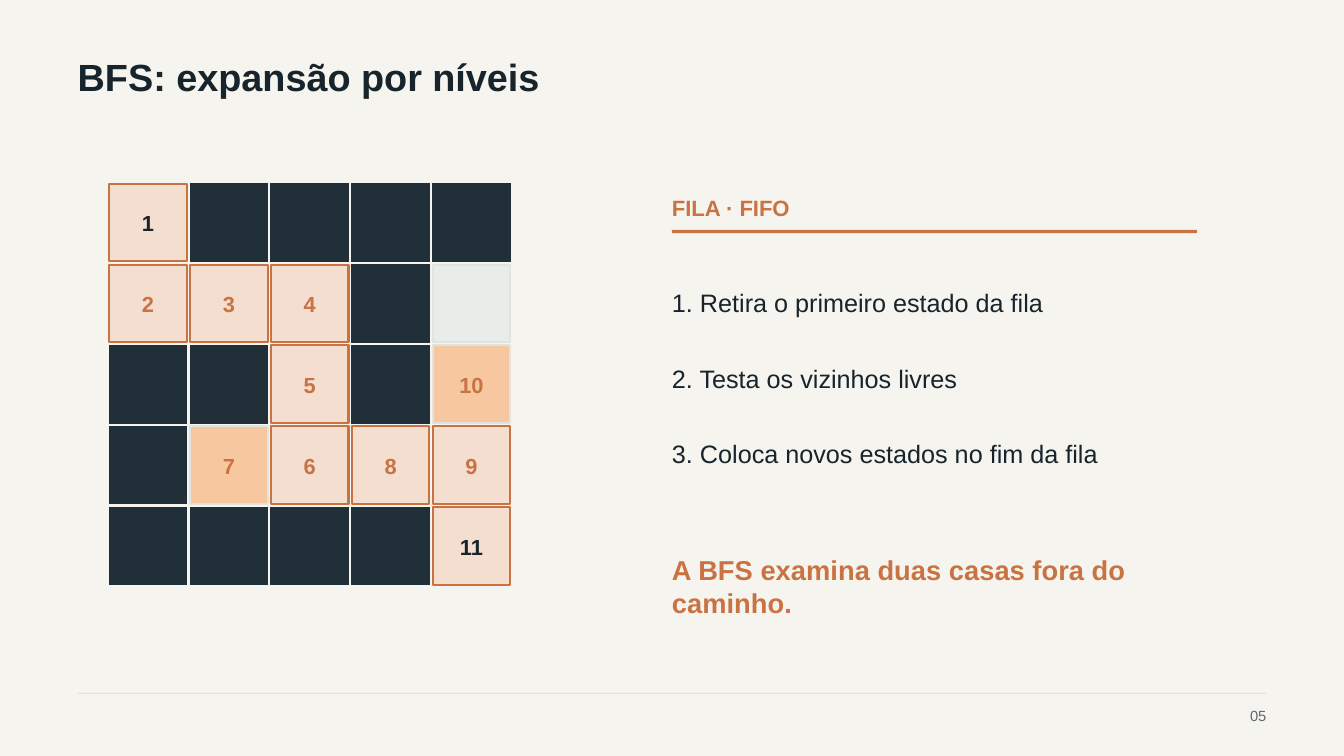
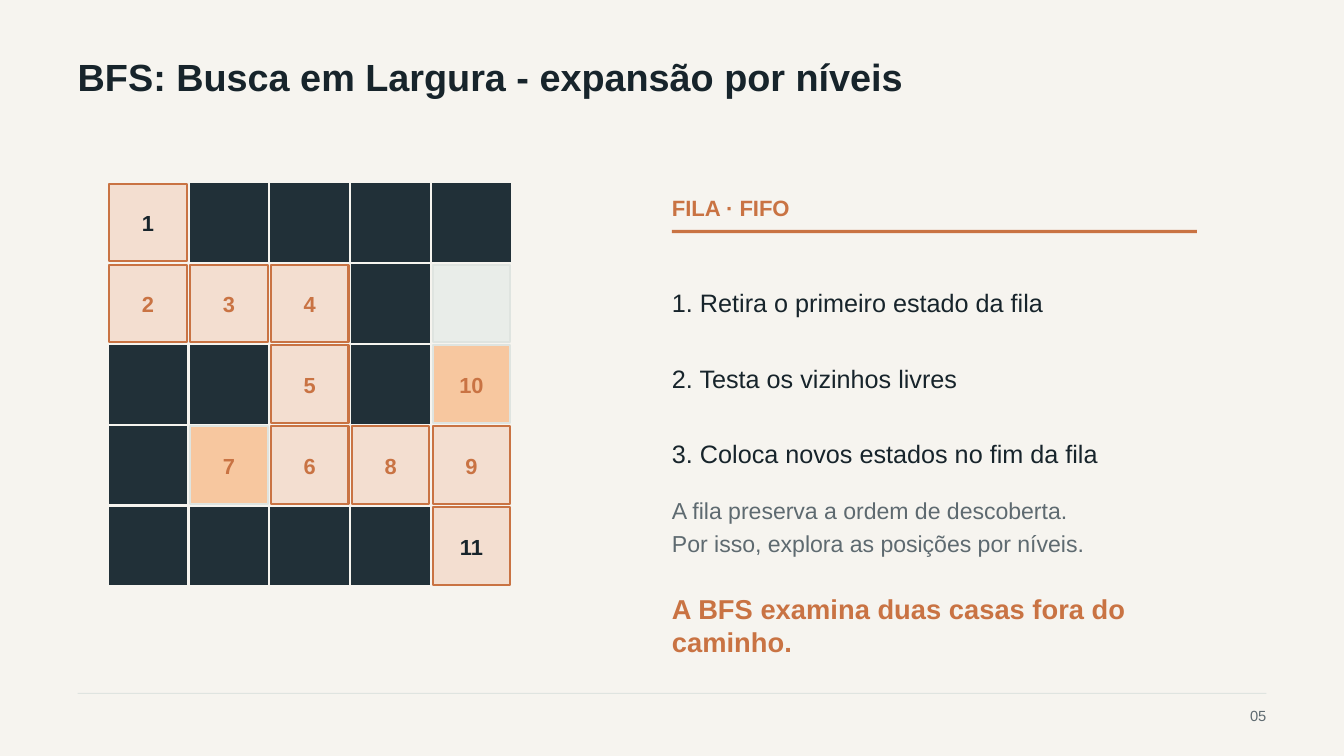
Before and after one commit to gaschenorberger/BuscaCegaIA, a slide deck: slide 5 of docs/Busca Profundidade e Largura.pptx. Drawn at 1344x756 pixels with LibreOffice and Linux fonts; fonts in the diff are those of the drawing. Boxes give left, top, right and bottom in pixels: in the first picture for what was removed or moved away, otherwise in the second. Text is boxed around its words. In the diff, an @@ line names an element or a change of style, - is before the commit and + after.

```diff
--- a/docs/Busca Profundidade e Largura.pptx
+++ b/docs/Busca Profundidade e Largura.pptx
@@ text at (x1=78, y1=63, x2=903, y2=98): text changed @@
-BFS: expansão por níveis
+BFS: Busca em Largura - expansão por níveis
@@ text added at (x1=672, y1=502, x2=1067, y2=524), 16.5 pt, text #5E6A70 @@
+A fila preserva a ordem de descoberta.
@@ text added at (x1=672, y1=535, x2=1084, y2=557), 16.5 pt, text #5E6A70 @@
+Por isso, explora as posições por níveis.
@@ text "A BFS examina duas casas ..." moved from (x1=672, y1=560, x2=1125, y2=614) to (x1=672, y1=599, x2=1125, y2=653) @@
```
Also in this commit, not shown: 1 other slide changed, 1 other file.
